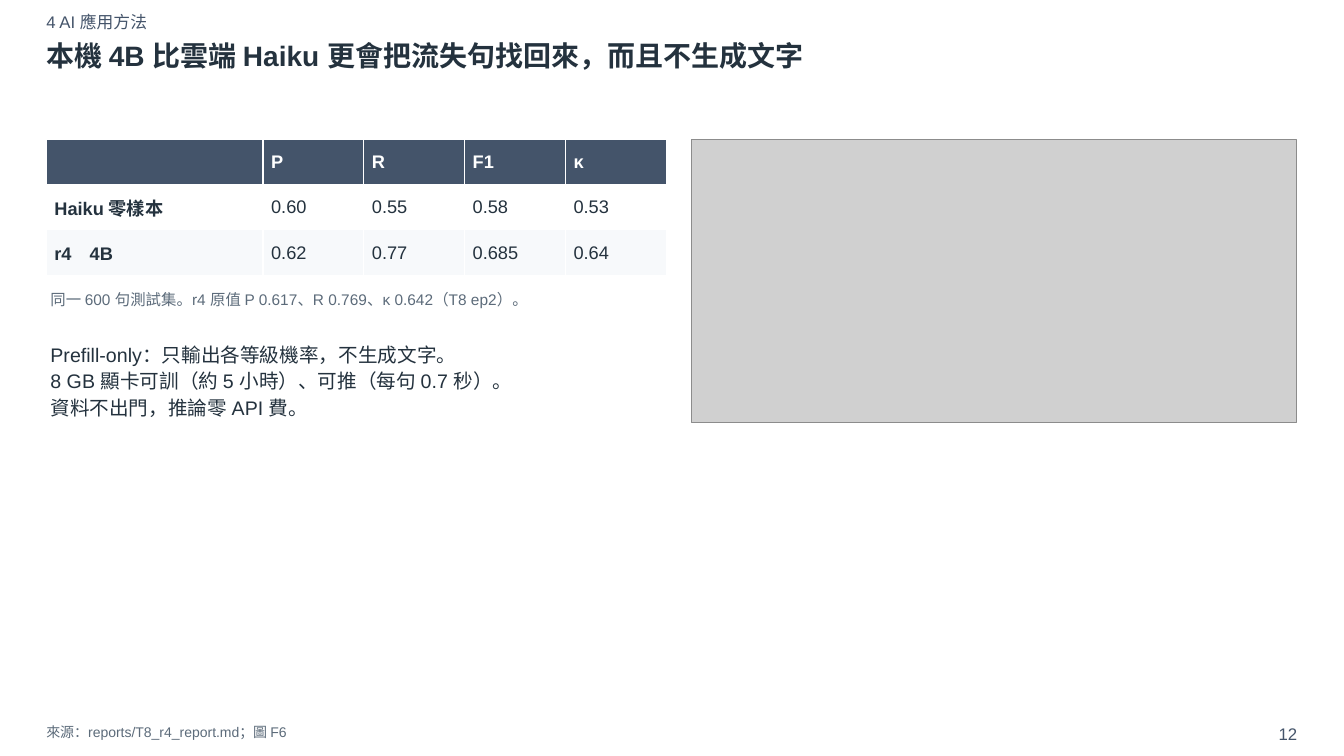
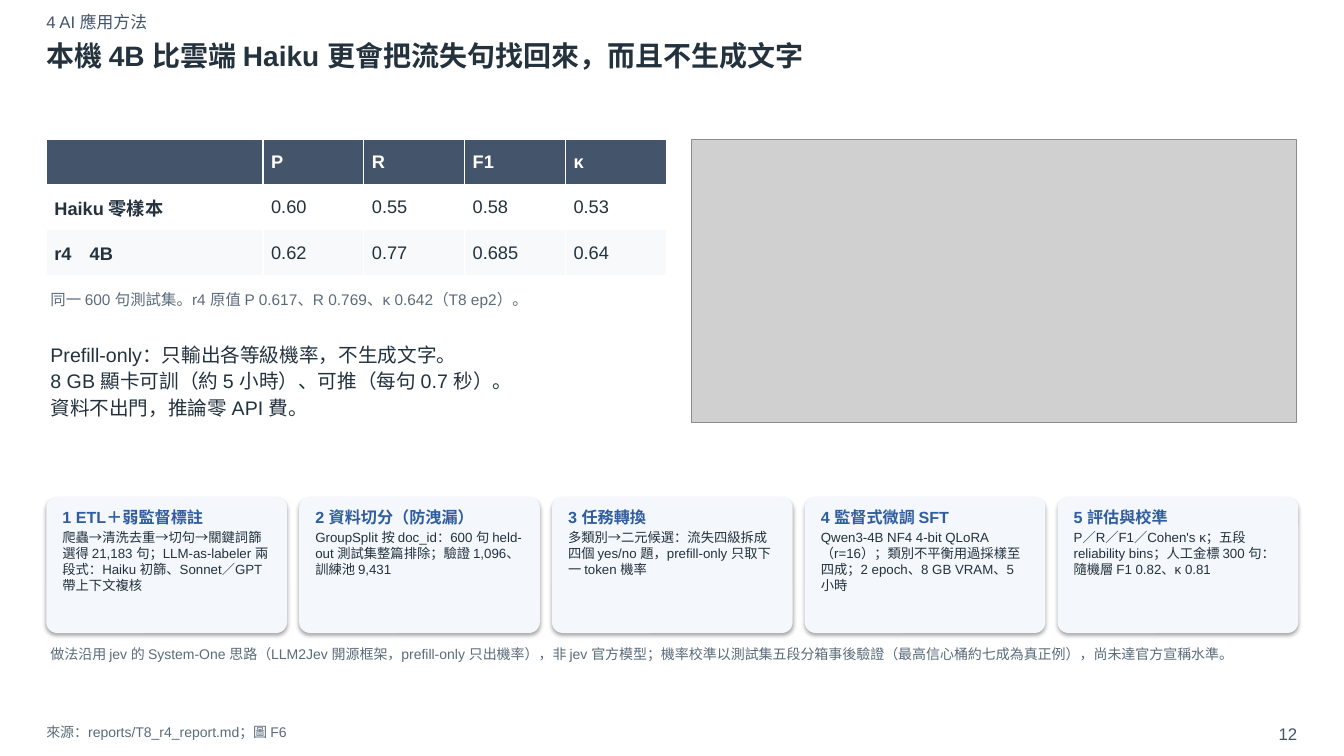
Before and after one commit to xxx789666/hotai-ai-hackathon-lexus, a slide deck: slide 12 of deck/初賽簡報_v0.pptx. Drawn at 1344x756 pixels with LibreOffice and Linux fonts; fonts in the diff are those of the drawing; grey boxes stand for pictures. Boxes give left, top, right and bottom in pixels: in the first picture for what was removed or moved away, otherwise in the second. Text is boxed around its words. In the diff, an @@ line names an element or a change of style, - is before the commit and + after.

```diff
--- a/deck/初賽簡報_v0.pptx
+++ b/deck/初賽簡報_v0.pptx
@@ rounded rectangle added at box(46, 497, 287, 633), fill #F4F7FB @@
@@ rounded rectangle added at box(299, 497, 540, 633), fill #F4F7FB @@
@@ text added at box(315, 509, 521, 576), 9.5 pt, text #24323E @@
+2 資料切分（防洩漏）
+GroupSplit 按 doc_id：600 句 held-out 測試集整篇排除；驗證 1,096、訓練池 9,431
@@ rounded rectangle added at box(553, 497, 793, 633), fill #F4F7FB @@
@@ text added at box(568, 509, 771, 575), 9.5 pt, text #24323E @@
+3 任務轉換
+多類別→二元候選：流失四級拆成四個 yes/no 題，prefill-only 只取下一 token 機率
@@ rounded rectangle added at box(805, 497, 1046, 633), fill #F4F7FB @@
@@ text added at box(821, 509, 1020, 591), 9.5 pt, text #24323E @@
+4 監督式微調 SFT
+Qwen3-4B NF4 4-bit QLoRA（r=16）；類別不平衡用過採樣至四成；2 epoch、8 GB VRAM、5 小時
@@ rounded rectangle added at box(1058, 497, 1299, 633), fill #F4F7FB @@
@@ text added at box(1074, 509, 1275, 575), 9.5 pt, text #24323E @@
+5 評估與校準
+P／R／F1／Cohen's κ；五段 reliability bins；人工金標 300 句：隨機層 F1 0.82、κ 0.81
@@ text added at box(62, 510, 268, 591), 9.5 pt, text #24323E @@
+1 ETL＋弱監督標註
+爬蟲→清洗去重→切句→關鍵詞篩選得 21,183 句；LLM-as-labeler 兩段式：Haiku 初篩、Sonnet／GPT 帶上下文複核
@@ text added at box(50, 647, 1233, 662), 10 pt, text #5C6B7A @@
+做法沿用 jev 的 System-One 思路（LLM2Jev 開源框架，prefill-only 只出機率），非 jev 官方模型；機率校準以測試集五段分箱事後驗證（最高信心桶約七成為真正例），尚未達官方宣稱水準。
```
Also in this commit, not shown: 3 other files.
